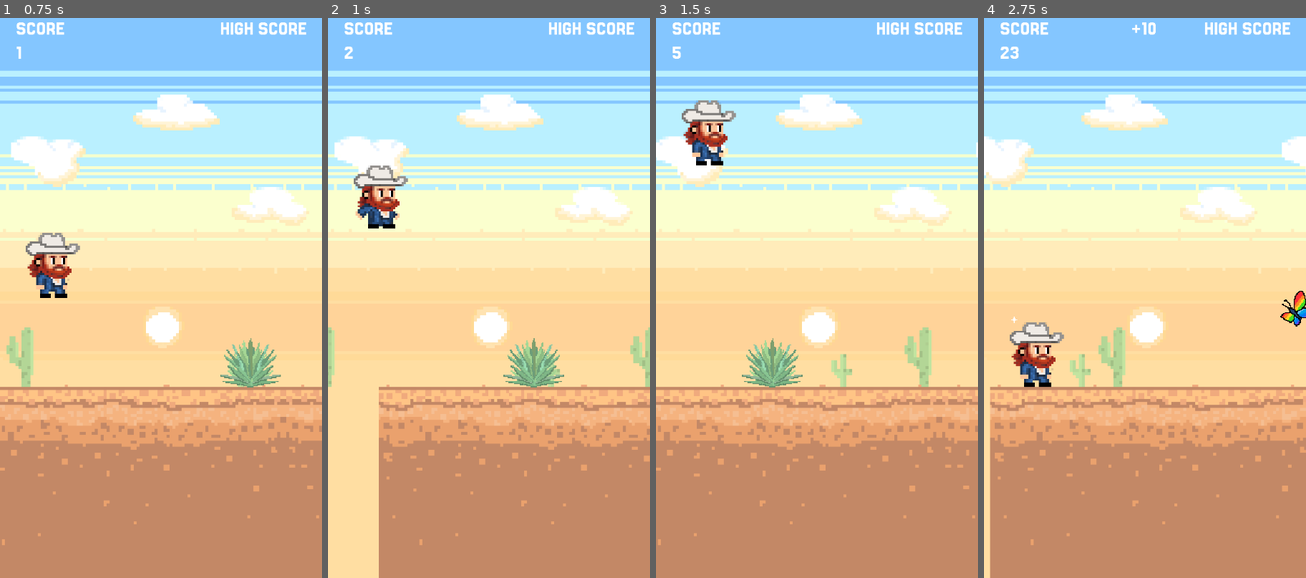
Above: before the commit, frames 1-4 (left to right).
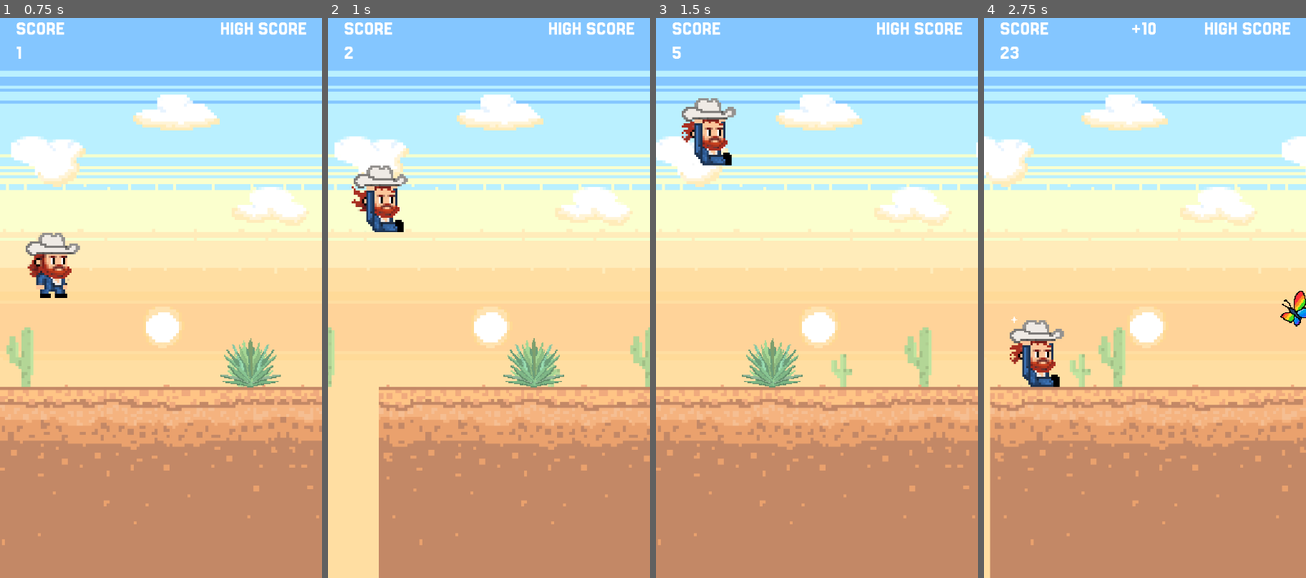
Above: after the commit, the same moments.

Repository: rgomezp/cowboy-game
Game: Godot game, scene res://scenes/main.tscn
Two runs of this game, one before a commit and one after it. Both use one fixed random seed, a clock stepped at 60 frames per second and the inputs below.
Inputs:
- Up to frame 1 (0.75 s): tap Enter (ui_accept) at 0.5 s
- Up to frame 2 (1 s): tap Enter (ui_accept) at 0.77 s
- Up to frame 3 (1.5 s): no input
- Up to frame 4 (2.75 s): tap Enter (ui_accept) at 1.52 s; hold Down (ui_down) from 2.03 s (still down)

Frame 1 is identical in both runs. In frame 2, 0.9% of the frame differs, in the area x 7-24%, y 27-39%; in frame 3, 1.1%, in the area x 8-25%, y 14-27%; in frame 4, 1.1%.

Commit message:
Adds gliding animation for double jumps
Implements a gliding animation that plays when the player double jumps,
enhancing the visual feedback for this mechanic.

Also adjusts player collision shape sizes to better fit sprite.

Diff:
--- a/scenes/player.gd
+++ b/scenes/player.gd
@@ -67,6 +67,11 @@
 			velocity.y = DOUBLE_JUMP_VELOCITY
 			has_double_jumped = true
 			is_tracking_peak = false
-		$AnimatedSprite2D.play("jumping")
+
+		# Play gliding animation if double jumped, otherwise play jumping
+		if has_double_jumped:
+			$AnimatedSprite2D.play("gliding")
+		else:
+			$AnimatedSprite2D.play("jumping")
 
 	move_and_slide()
--- a/scenes/player.tscn
+++ b/scenes/player.tscn
@@ -176,10 +176,10 @@
 }]
 
 [sub_resource type="RectangleShape2D" id="RectangleShape2D_mdl7e"]
-size = Vector2(15.285708, 30.999992)
+size = Vector2(14.142851, 30.999992)
 
 [sub_resource type="RectangleShape2D" id="RectangleShape2D_qu4a1"]
-size = Vector2(15.28571, 28)
+size = Vector2(14.142853, 28)
 
 [node name="Player2" type="CharacterBody2D"]
 z_index = 1
@@ -192,14 +192,14 @@
 sprite_frames = SubResource("SpriteFrames_qlg0r")
 animation = &"gliding"
 autoplay = "idle"
-frame_progress = 0.44110212
+frame_progress = 0.7708032
 
 [node name="RunCollisionShape" type="CollisionShape2D" parent="."]
-position = Vector2(21.78571, 169.49995)
-scale = Vector2(0.9999998, 0.9999998)
+position = Vector2(22.357138, 169.49992)
+scale = Vector2(0.99999976, 0.99999976)
 shape = SubResource("RectangleShape2D_mdl7e")
 
 [node name="SlideCollisionShape" type="CollisionShape2D" parent="."]
-position = Vector2(21.785711, 170.99995)
-scale = Vector2(0.9999998, 0.9999998)
+position = Vector2(22.357138, 170.99992)
+scale = Vector2(0.99999976, 0.99999976)
 shape = SubResource("RectangleShape2D_qu4a1")
Binary file changed: assets/img/sprites/player/blue_suit/gliding_sprite_sheet.png
